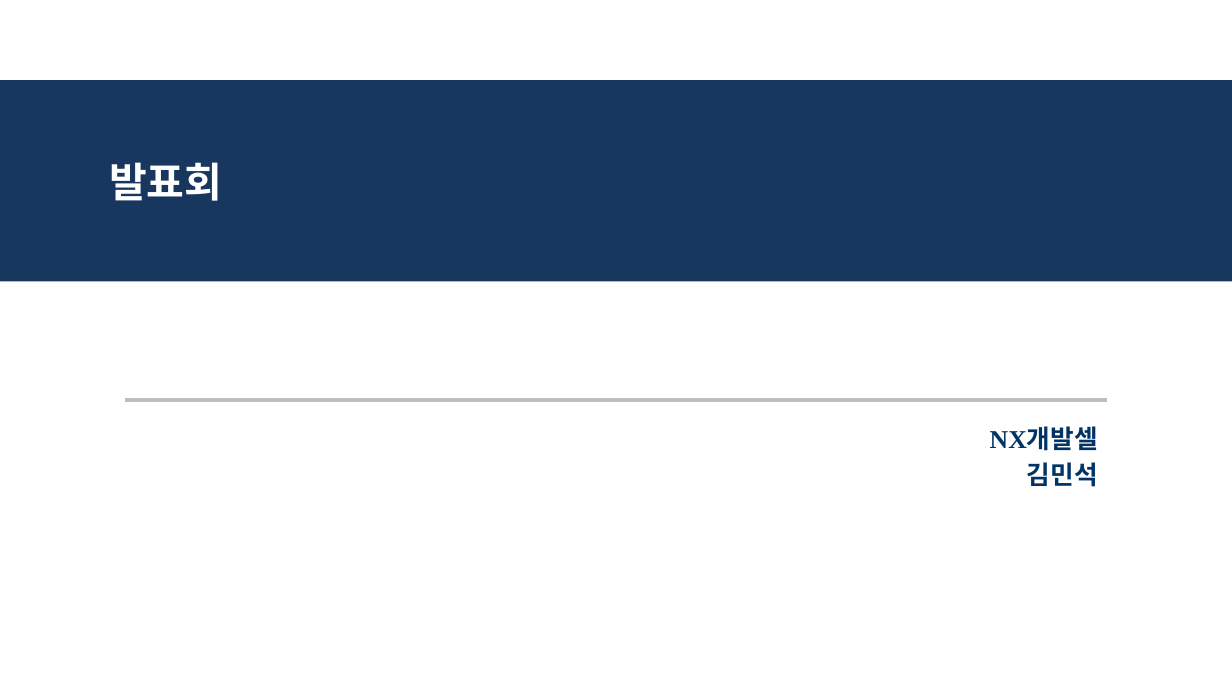
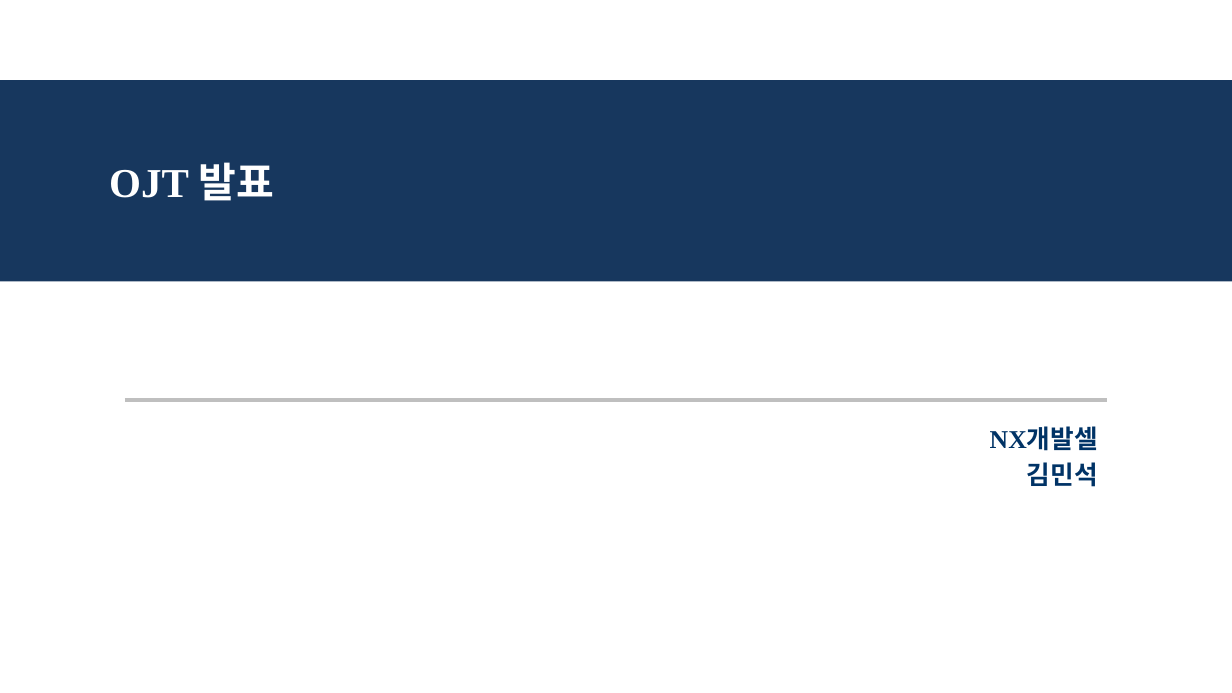
Before and after one commit to kms0523/Study, a slide deck: slide 1 of 발표자료/OJT발표(중간).pptx. Drawn at 1232x693 pixels with LibreOffice and Linux fonts; fonts in the diff are those of the drawing. Boxes give left, top, right and bottom in pixels: in the first picture for what was removed or moved away, otherwise in the second. Text is boxed around its words. In the diff, an @@ line names an element or a change of style, - is before the commit and + after.

```diff
--- a/발표자료/OJT발표(중간).pptx
+++ b/발표자료/OJT발표(중간).pptx
@@ title at <box>109,162,275,201</box>: text changed @@
-발표회
+OJT 발표
```
Also in this commit, not shown: 17 other files.
